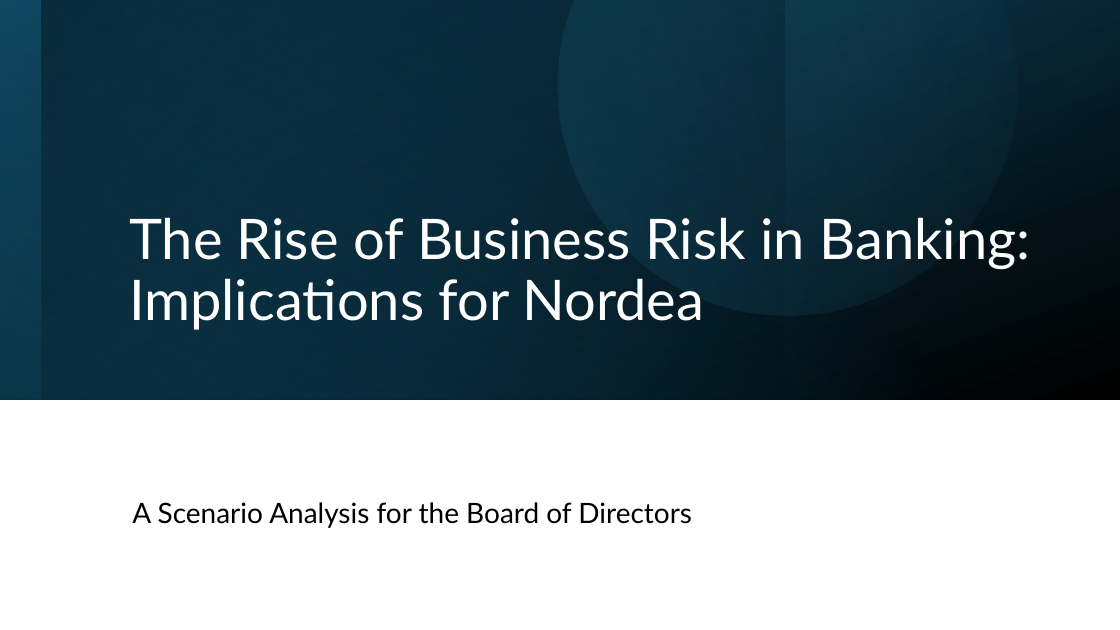
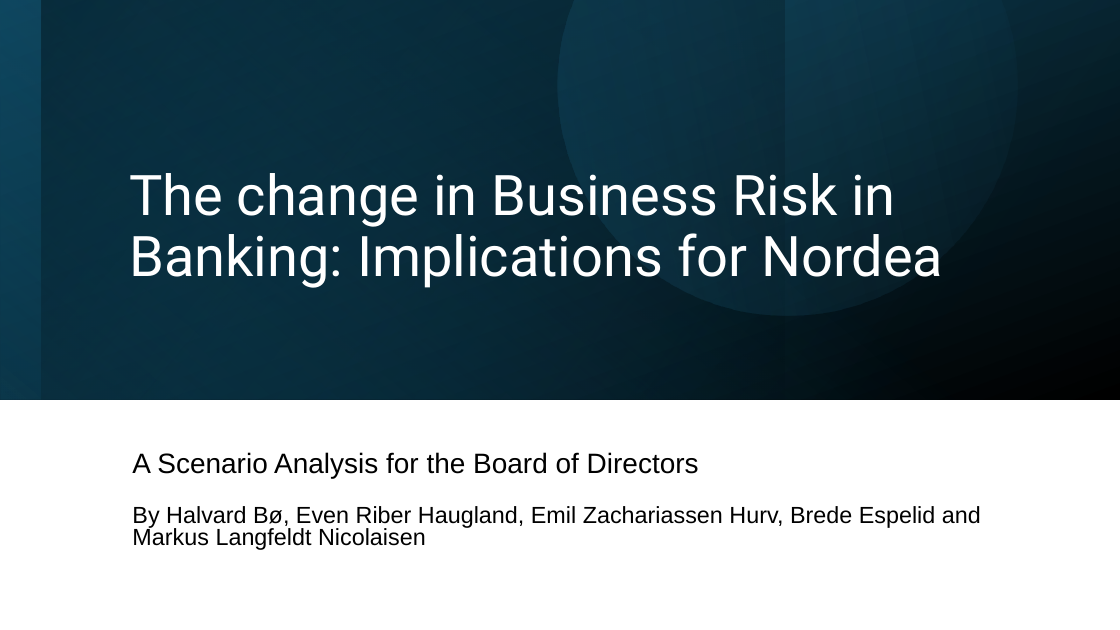
Before and after one commit to bredeespelid/Master_NHH, a slide deck: slide 1 of BAN425/The Rise of Business Risk in Banking.pptx. Drawn at 1120x630 pixels with LibreOffice and Linux fonts; fonts in the diff are those of the drawing. Boxes give left, top, right and bottom in pixels: in the first picture for what was removed or moved away, otherwise in the second. Text is boxed around its words. In the diff, an @@ line names an element or a change of style, - is before the commit and + after.

```diff
--- a/BAN425/The Rise of Business Risk in Banking.pptx
+++ b/BAN425/The Rise of Business Risk in Banking.pptx
@@ rectangle at bbox=[0, 0, 1120, 400]: fill gradient #104862 to #000000 to gradient #0F4861 to #000000 @@
@@ rectangle at bbox=[0, 0, 1120, 400]: fill gradient #156082 to #104862 to gradient #156082 to #0F4861 @@
@@ rectangle at bbox=[0, 0, 785, 400]: fill gradient #0B3041 to #000000 to gradient #0A3041 to #000000 @@
@@ freeform shape at bbox=[477, 0, 1074, 397]: fill gradient #156082 to #46B1E1 to gradient #156082 to #43AFE2 @@
@@ title at bbox=[129, 173, 943, 288]: text changed; font Lato to Roboto @@
-The Rise of Business Risk in Banking: Implications for Nordea
+The change in Business Risk in Banking: Implications for Nordea
@@ subtitle at bbox=[132, 452, 699, 478]: font Lato to Arial in "A Scenario Analysis for the Board of ..."; line spacing 0.9 to 0.8; less space between paragraphs @@
@@ subtitle at bbox=[132, 506, 981, 550]: paragraph added @@
+By Halvard Bø, Even Riber Haugland, Emil Zachariassen Hurv, Brede Espelid and Markus Langfeldt Nicolaisen
```
Also in this commit, not shown: 8 other slides changed, 2 slides added, 1 slide removed, 1 other file.
